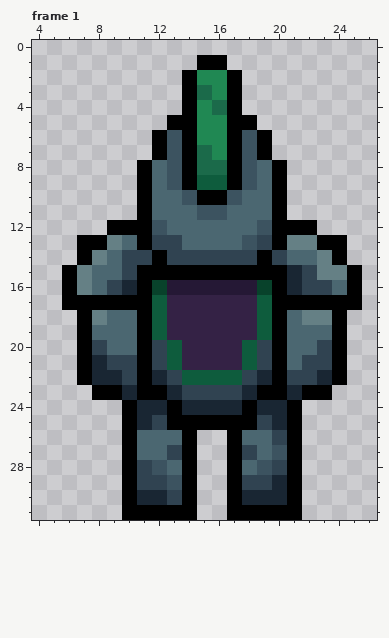
Two versions of one pixel-art file, Aseprite/Characters/PlayerCharacter_Back_BaseSprite.aseprite. Above: the version before the commit.
32x32 pixels, 1 frame. Shown: frame 1: x 4..26, y 0..31. The commit also changed other frames, which this record leaves out.
Once edited:
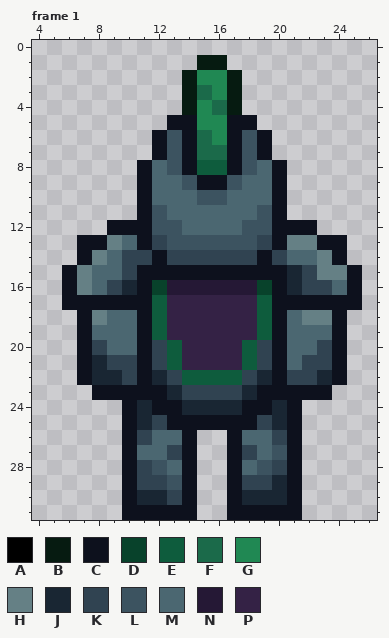
Palette (. is transparent): A #000000  B #061b11  C #0d111d  D #08422b  E #0e5c3d  F #1b6a4a  G #208853  H #658085  J #192633  K #304351  L #3c5360  M #4b6771  N #251835  P #342245
Difference:
Frame 1:
y 1: x 15..16 AA -> BB
y 2..4: x 14 A -> B; x 17 A -> B
y 5: x 13..14 AA -> CC; x 17..18 AA -> CC
y 6: x 12 A -> C; x 14..15 AG -> CF; x 17 A -> C; x 19 A -> C
y 7: x 12 A -> C; x 14 A -> C; x 16..17 GA -> FC; x 19 A -> C
y 8: x 11 A -> C; x 14..17 AFFA -> CEEC; x 20 A -> C
y 9: x 11 A -> C; x 13..18 LAEEAL -> MLCCLM; x 20 A -> C
y 10: x 11 A -> C; x 14..17 LAAL -> MLLM; x 20 A -> C
y 11: x 11..12 AM -> CL; x 15..16 LL -> MM; x 19..20 MA -> LC
y 12: x 9..11 AAA -> CCC; x 13 M -> L; x 18 M -> L; x 20..22 AAA -> CCC
y 13: x 7..8 AA -> CC; x 11 A -> C; x 13..17 KMMMM -> LLLLL; x 20 A -> C; x 23..24 AA -> CC
y 14: x 7 A -> C; x 12 A -> C; x 19 A -> C; x 24 A -> C
y 15: x 6 A -> C; x 11..20 AAAAAAAAAA -> CCCCCCCCCC; x 25 A -> C
y 16: x 6 A -> C; x 11 A -> C; x 20 A -> C; x 25 A -> C
y 17: x 6..11 AAAAAA -> CCCCCC; x 20..25 AAAAAA -> CCCCCC
y 18..22: x 7 A -> C; x 11 A -> C; x 20 A -> C; x 24 A -> C
y 23: x 8..12 AAJAA -> CCCCC; x 19..23 AAJAA -> CCCCC
y 24: x 10 A -> C; x 12..13 JA -> CC; x 18..19 AJ -> CC; x 21 A -> C
y 25: x 10 A -> C; x 13..18 AAAAAA -> CCCCCC; x 21 A -> C
y 26: x 10..11 AM -> CK; x 14 A -> C; x 17 A -> C; x 21 A -> C
y 27..30: x 10 A -> C; x 14 A -> C; x 17 A -> C; x 21 A -> C
y 31: x 10..14 AAAAA -> CCCCC; x 17..21 AAAAA -> CCCCC
Pixel boxes of the changes (left, top, right, bottom) in both pictures:
changed: (62, 55, 362, 520)
